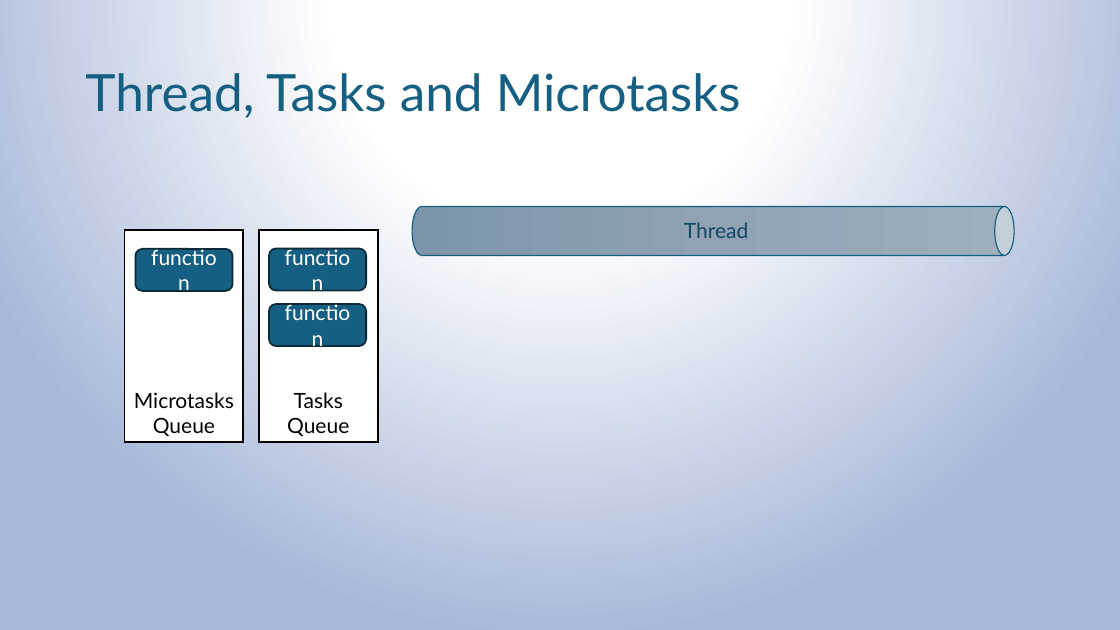
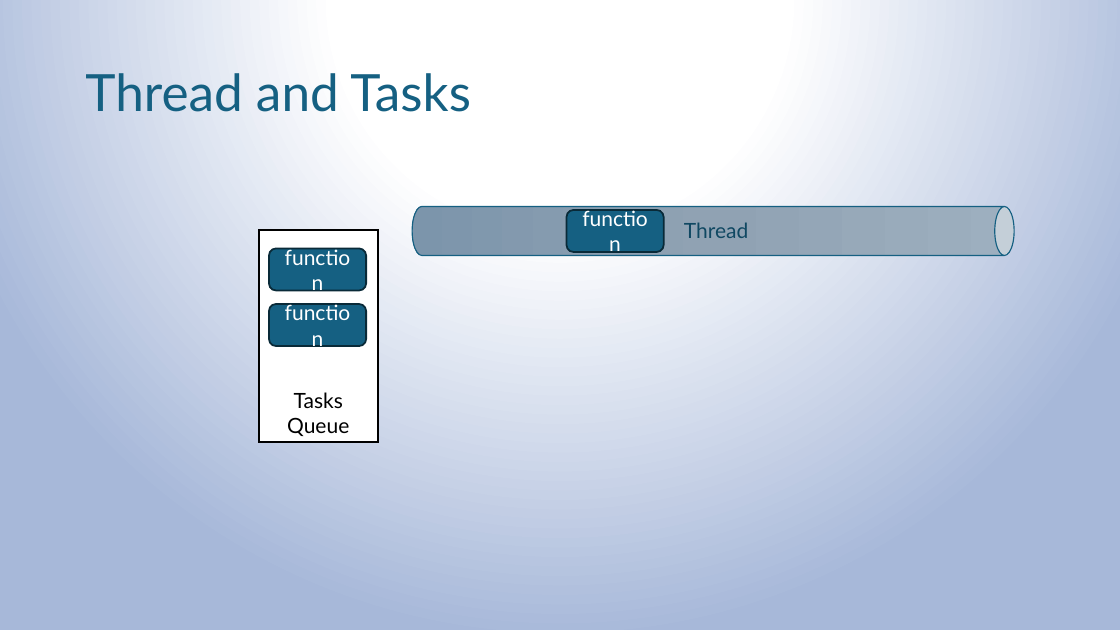
Before and after one commit to kobi-hari-udemy/angular-signals, a slide deck: slide 1 of slides/change detection.pptx. Drawn at 1120x630 pixels with LibreOffice and Linux fonts; fonts in the diff are those of the drawing. Boxes give left, top, right and bottom in pixels: in the first picture for what was removed or moved away, otherwise in the second. Text is boxed around its words. In the diff, an @@ line names an element or a change of style, - is before the commit and + after.

```diff
--- a/slides/change detection.pptx
+++ b/slides/change detection.pptx
@@ title at [85,73,471,112]: text changed @@
-Thread, Tasks and Microtasks
+Thread and Tasks
@@ rectangle removed at [124,230,243,442] @@
-Microtasks Queue
@@ rounded rectangle "function": place and size @@
-rounded rectangle "function" at [135,249,233,291]
+rounded rectangle "function" at [566,210,664,252]
```
Also in this commit, not shown: 2 other slides changed, 1 slide added, 1 other file.
